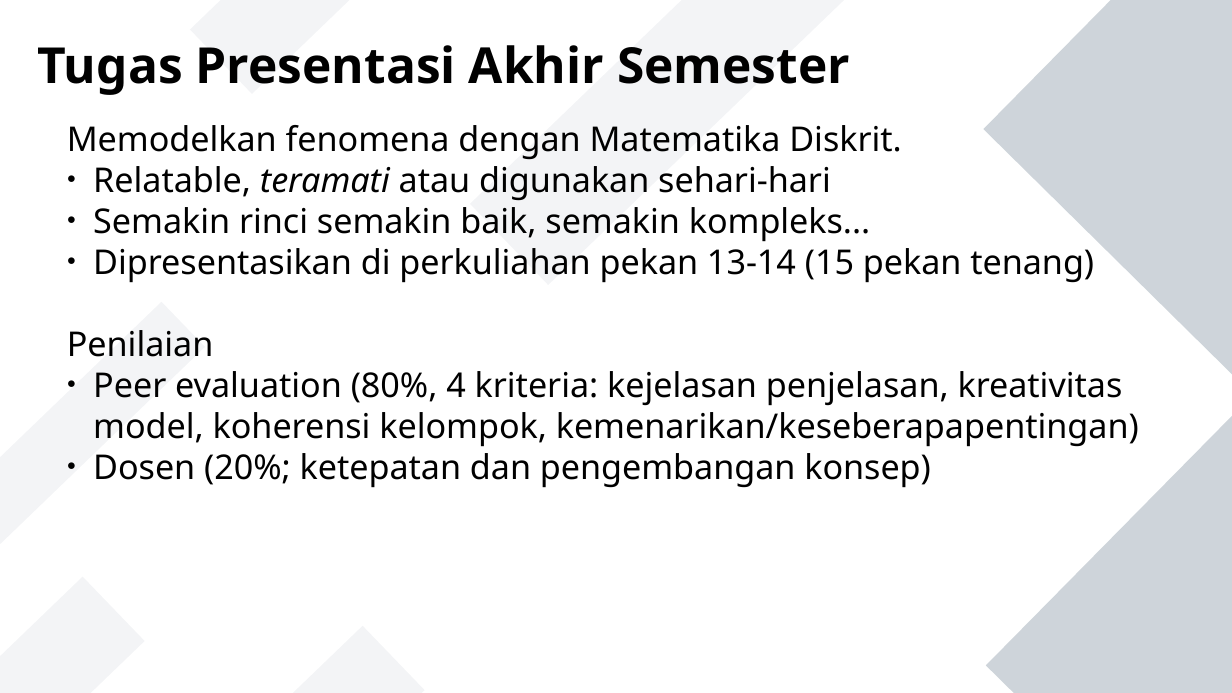
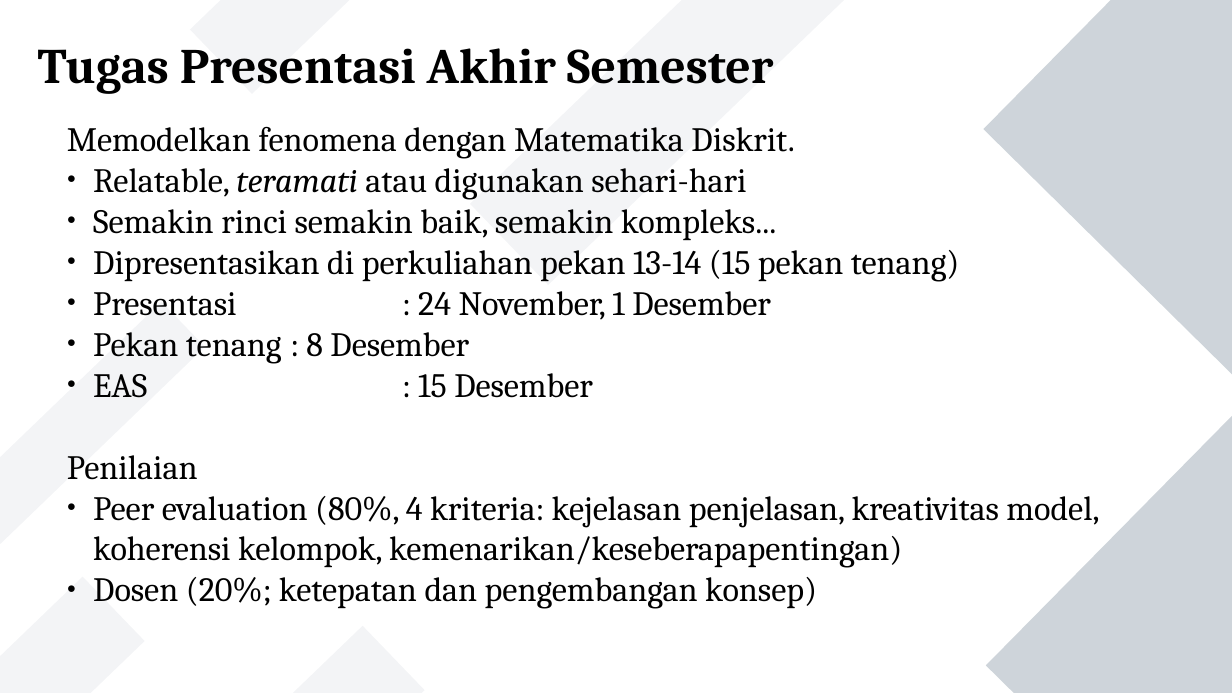
Before and after one commit to jendralhxr/metnummatdis, a slide deck: slide 5 of matdis-recap.odp. Drawn at 1232x693 pixels with LibreOffice and Linux fonts; fonts in the diff are those of the drawing. Boxes give left, top, right and bottom in pixels: in the first picture for what was removed or moved away, otherwise in the second. Text is boxed around its words. In the diff, an @@ line names an element or a change of style, - is before the commit and + after.

```diff
--- a/matdis-recap.odp
+++ b/matdis-recap.odp
@@ text "Tugas Presentasi Akhir Semester" at <box>38,48,774,94</box>: font Noto Sans to Cambria @@
@@ text at <box>67,126,1099,609</box>: font Noto Sans to Cambria in "Memodelkan fenomena dengan Matematika Diskrit.", "Relatable, teramati atau digunakan sehari-hari", "Semakin rinci semakin baik, semakin kompleks...", "Dipresentasikan di perkuliahan pekan 13-14 (15 pekan ..." and 3 more places @@
@@ text at <box>93,291,771,398</box>: paragraphs added @@
+● Presentasi : 24 November, 1 Desember
+● Pekan tenang : 8 Desember
+● EAS : 15 Desember
```
Also in this commit, not shown: 4 other slides changed.
